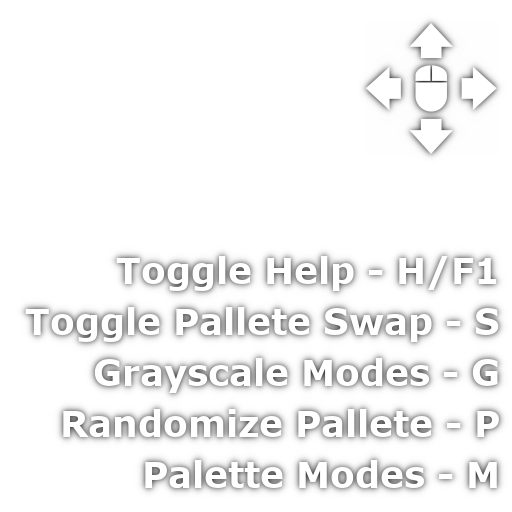
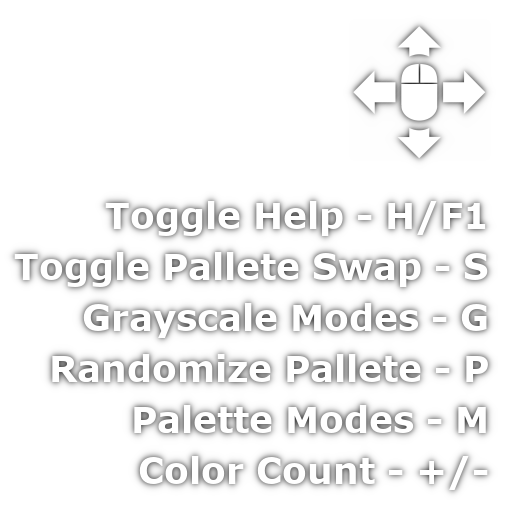
Layered file, before and after one edit (512x512). Changes by layer:
added layer "Pasted Layer" above "Drop Shadow" over [350, 20, 490, 160]
moved "Drop Shadow" above "Text", painted on it over [15, 16, 508, 498]
renamed "Toggle Help - H/F1 ... #1" to "Text", showed it, painted on it over [14, 201, 499, 490]
removed layer "Background copy" over [25, 21, 499, 488]
added layer "Drop Shadow #1" above "Background" over [7, 193, 498, 498]
